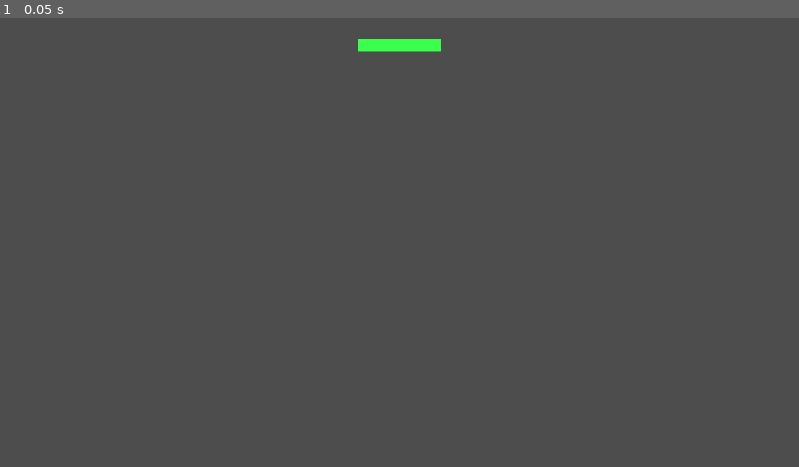
Above: before the commit, frame 1.
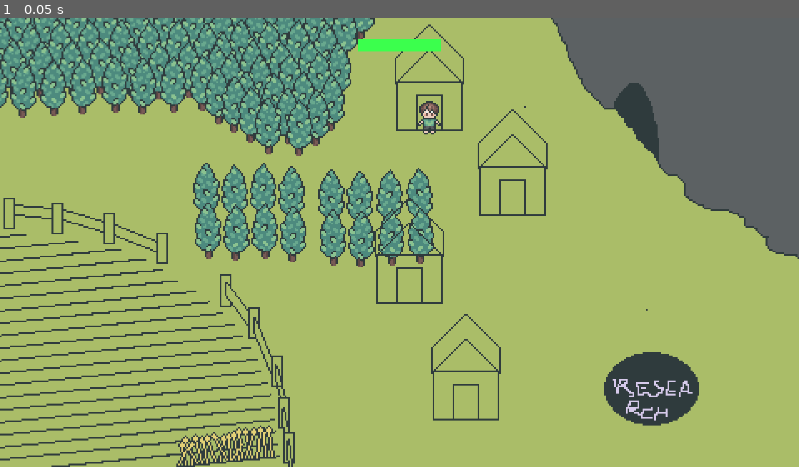
Above: after the commit, the same moment.

Repository: Lueegee1/EksamenDDU
Game: Godot game, scene res://Scenes/Root.tscn
The game is run twice, just before and just after one commit, with the same random seed, the same clock (stepped at 60 frames per second) and the same inputs.
Inputs:
- Up to frame 1 (0.05 s): no input

The runs differ from the first frame. In frame 1, 89% of the frame differs, in the area x 0-100%, y 0-100%.

Commit message:
added temp thingy

Diff:
--- a/ddu-eksamen/Scenes/Game.tscn
+++ b/ddu-eksamen/Scenes/Game.tscn
@@ -3,6 +3,7 @@
 [ext_resource type="Script" uid="uid://dwf1p31i5e803" path="res://Scripts/GameManager.gd" id="1_gl6un"]
 [ext_resource type="Script" uid="uid://btbc4hrupa1v2" path="res://Scripts/Colonist.gd" id="1_iukft"]
 [ext_resource type="Script" uid="uid://c2o6yqv04gdrn" path="res://Scenes/UI.gd" id="3_j5yw3"]
+[ext_resource type="Texture2D" uid="uid://gemrcnoujjvg" path="res://Assets/temp files/working template.png" id="4_kldst"]
 
 [node name="Main" type="Node2D" unique_id=1552147815]
 script = ExtResource("1_gl6un")
@@ -29,4 +30,9 @@
 offset_right = 100.0
 offset_bottom = 100.0
 
+[node name="WorkingTemplate" type="Sprite2D" parent="." unique_id=1840243623]
+position = Vector2(578, 323)
+scale = Vector2(3.9999998, 3.9999998)
+texture = ExtResource("4_kldst")
+
 [connection signal="timeout" from="TickTimer" to="." method="_on_tick_timer_timeout"]
--- a/ddu-eksamen/Scripts/GameManager.gd
+++ b/ddu-eksamen/Scripts/GameManager.gd
@@ -351,7 +351,7 @@
 	if Global.food < 0:
 		happy_base-=10
 	else:
-		happy_base+=15
+			happy_base+=15
 	for colonist in happiness_dict:
 		if happiness_dict[colonist]["sick"] == true:
 			happy_base-=10
--- a/ddu-eksamen/project.godot
+++ b/ddu-eksamen/project.godot
@@ -30,4 +30,5 @@
 
 [rendering]
 
+textures/canvas_textures/default_texture_filter=3
 rendering_device/driver.windows="d3d12"
Binary file added: ddu-eksamen/Assets/temp files/working template.png
Not shown, added: ddu-eksamen/Assets/temp files/working template.png.import
